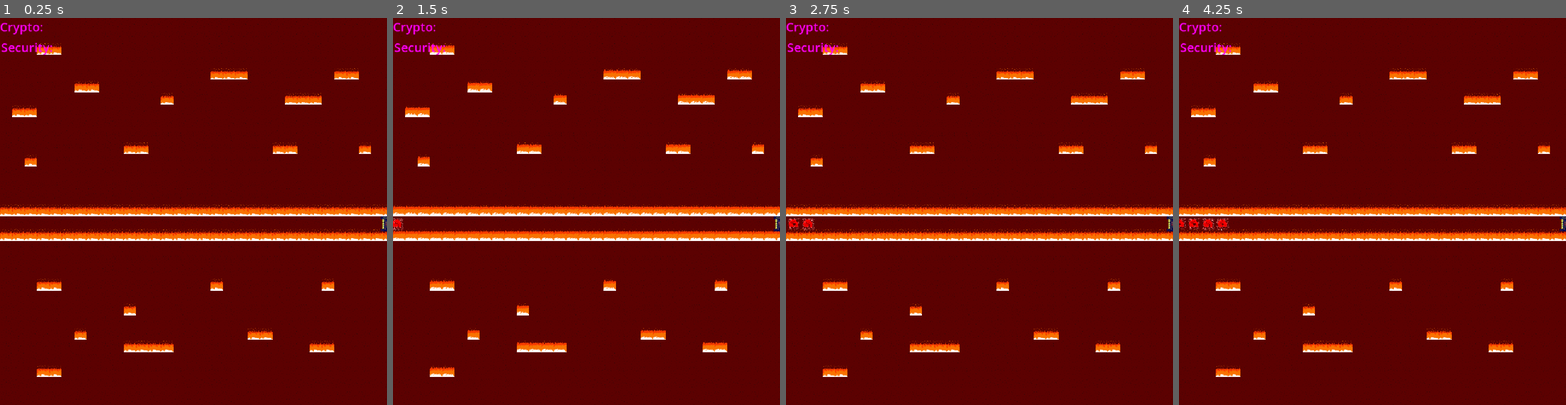
Above: before the commit, frames 1-4 (left to right).
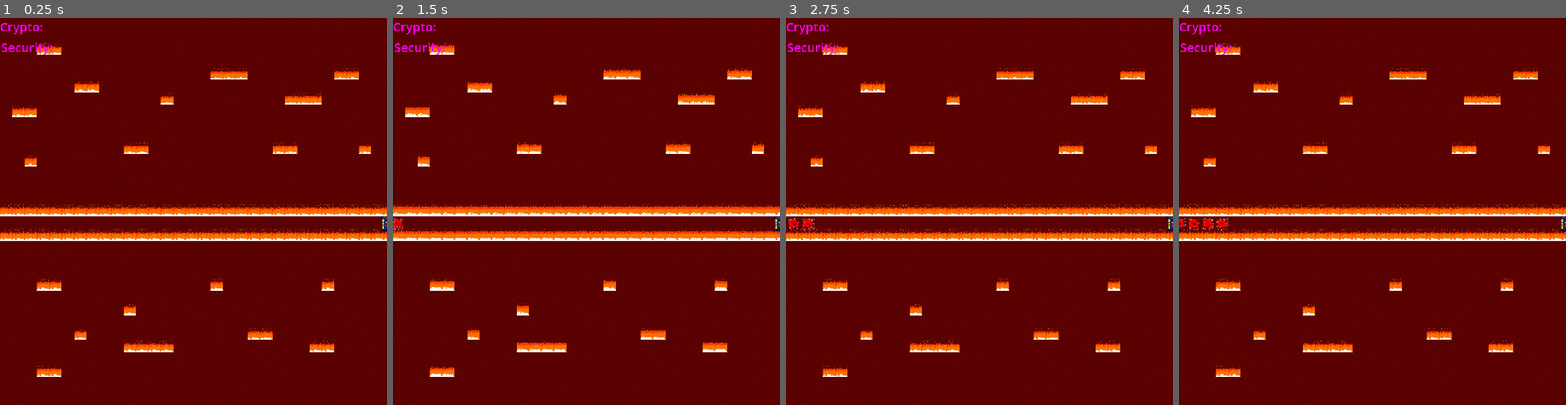
Above: after the commit, the same moments.

Repository: marist-spc/Retro-Tower-Defense
Game: Godot game, scene res://firewall.tscn
Same seed, same stepped clock (60 frames per second), same inputs: the game is played once before the commit and once after it.
Inputs:
- Up to frame 1 (0.25 s): no input
- Up to frame 2 (1.5 s): no input
- Up to frame 3 (2.75 s): no input
- Up to frame 4 (4.25 s): no input

The runs differ from the first frame. In frame 1, 1.4% of the frame differs, in the area x 0-100%, y 0-99%; in frame 2, 1.3%; in frame 3, 1.5%; in frame 4, 1.5%.

Commit message:
mydoom stuff

Diff:
--- a/retro-td/mydoom.tscn
+++ b/retro-td/mydoom.tscn
@@ -7,6 +7,18 @@
 [ext_resource type="Texture2D" uid="uid://bayr64apykw03" path="res://art/MyDoom/head/MyDoom-head-5.png.png" id="5_pfvi0"]
 [ext_resource type="Texture2D" uid="uid://bfv3f6xctb6wq" path="res://art/MyDoom/head/MyDoom-head-6.png.png" id="6_xwmfs"]
 [ext_resource type="Texture2D" uid="uid://br03v3gw320yd" path="res://art/MyDoom/head/MyDoom-head-shrink.png.png" id="7_unhnw"]
+[ext_resource type="Texture2D" uid="uid://1nokaxcsc0gx" path="res://art/MyDoom/segment/MyDoom-segment-1.png.png" id="8_vh8td"]
+[ext_resource type="Texture2D" uid="uid://bqg50xcj0d7bw" path="res://art/MyDoom/segment/MyDoom-segment-2.png.png" id="9_wudhj"]
+[ext_resource type="Texture2D" uid="uid://wlmuvesn8bt8" path="res://art/MyDoom/segment/MyDoom-segment-3.png.png" id="10_rvm8v"]
+[ext_resource type="Texture2D" uid="uid://crg04hboh4gh0" path="res://art/MyDoom/segment/MyDoom-segment-4.png.png" id="11_aovqe"]
+[ext_resource type="Texture2D" uid="uid://cf0e1i2gkvcsm" path="res://art/MyDoom/segment/MyDoom-segment-5.png.png" id="12_4h3om"]
+[ext_resource type="Texture2D" uid="uid://cp5qg4pe0r0ux" path="res://art/MyDoom/segment/MyDoom-segment-6.png.png" id="13_4w7wm"]
+[ext_resource type="Texture2D" uid="uid://dn451g8t1hk4k" path="res://art/MyDoom/tail/MyDoom-tail-1.png.png" id="14_x66jn"]
+[ext_resource type="Texture2D" uid="uid://lat64s3a60sy" path="res://art/MyDoom/tail/MyDoom-tail-2.png.png" id="15_turg2"]
+[ext_resource type="Texture2D" uid="uid://r3ld70d6vbso" path="res://art/MyDoom/tail/MyDoom-tail-3.png.png" id="16_o4ye5"]
+[ext_resource type="Texture2D" uid="uid://mnhcl4lg4gjv" path="res://art/MyDoom/tail/MyDoom-tail-4.png.png" id="17_doy5f"]
+[ext_resource type="Texture2D" uid="uid://debls6rsqei4h" path="res://art/MyDoom/tail/MyDoom-tail-5.png.png" id="18_dmr73"]
+[ext_resource type="Texture2D" uid="uid://bmqh7t48w5rhb" path="res://art/MyDoom/tail/MyDoom-tail-6.png.png" id="19_u28gn"]
 
 [sub_resource type="SpriteFrames" id="SpriteFrames_te6hp"]
 animations = [{
@@ -42,16 +54,181 @@
 "speed": 5.0
 }]
 
+[sub_resource type="RectangleShape2D" id="RectangleShape2D_33iqn"]
+size = Vector2(32, 30)
+
+[sub_resource type="SpriteFrames" id="SpriteFrames_vwy3l"]
+animations = [{
+"frames": [{
+"duration": 1.0,
+"texture": ExtResource("8_vh8td")
+}, {
+"duration": 1.0,
+"texture": ExtResource("9_wudhj")
+}, {
+"duration": 1.0,
+"texture": ExtResource("10_rvm8v")
+}, {
+"duration": 1.0,
+"texture": ExtResource("11_aovqe")
+}, {
+"duration": 1.0,
+"texture": ExtResource("12_4h3om")
+}, {
+"duration": 1.0,
+"texture": ExtResource("13_4w7wm")
+}],
+"loop": 1,
+"name": &"default",
+"speed": 5.0
+}]
+
+[sub_resource type="RectangleShape2D" id="RectangleShape2D_w4wr1"]
+size = Vector2(32, 28)
+
+[sub_resource type="SpriteFrames" id="SpriteFrames_487rn"]
+animations = [{
+"frames": [{
+"duration": 1.0,
+"texture": ExtResource("8_vh8td")
+}, {
+"duration": 1.0,
+"texture": ExtResource("9_wudhj")
+}, {
+"duration": 1.0,
+"texture": ExtResource("10_rvm8v")
+}, {
+"duration": 1.0,
+"texture": ExtResource("11_aovqe")
+}, {
+"duration": 1.0,
+"texture": ExtResource("12_4h3om")
+}, {
+"duration": 1.0,
+"texture": ExtResource("13_4w7wm")
+}],
+"loop": 1,
+"name": &"default",
+"speed": 5.0
+}]
+
+[sub_resource type="RectangleShape2D" id="RectangleShape2D_4qg3j"]
+size = Vector2(32, 28)
+
+[sub_resource type="SpriteFrames" id="SpriteFrames_kiq32"]
+animations = [{
+"frames": [{
+"duration": 1.0,
+"texture": ExtResource("8_vh8td")
+}, {
+"duration": 1.0,
+"texture": ExtResource("9_wudhj")
+}, {
+"duration": 1.0,
+"texture": ExtResource("10_rvm8v")
+}, {
+"duration": 1.0,
+"texture": ExtResource("11_aovqe")
+}, {
+"duration": 1.0,
+"texture": ExtResource("12_4h3om")
+}, {
+"duration": 1.0,
+"texture": ExtResource("13_4w7wm")
+}],
+"loop": 1,
+"name": &"default",
+"speed": 5.0
+}]
+
+[sub_resource type="RectangleShape2D" id="RectangleShape2D_7c84j"]
+size = Vector2(32, 28)
+
+[sub_resource type="SpriteFrames" id="SpriteFrames_ul4by"]
+animations = [{
+"frames": [{
+"duration": 1.0,
+"texture": ExtResource("14_x66jn")
+}, {
+"duration": 1.0,
+"texture": ExtResource("15_turg2")
+}, {
+"duration": 1.0,
+"texture": ExtResource("16_o4ye5")
+}, {
+"duration": 1.0,
+"texture": ExtResource("17_doy5f")
+}, {
+"duration": 1.0,
+"texture": ExtResource("18_dmr73")
+}, {
+"duration": 1.0,
+"texture": ExtResource("19_u28gn")
+}],
+"loop": 1,
+"name": &"default",
+"speed": 5.0
+}]
+
+[sub_resource type="RectangleShape2D" id="RectangleShape2D_te6hp"]
+size = Vector2(32, 29)
+
 [node name="Mydoom" type="CharacterBody2D" unique_id=1818329966]
 
-[node name="AnimatedSprite2D" type="AnimatedSprite2D" parent="." unique_id=2059761101]
+[node name="Node2D" type="Area2D" parent="." unique_id=67388640]
+position = Vector2(128, 0)
+
+[node name="AnimatedSprite2D" type="AnimatedSprite2D" parent="Node2D" unique_id=2059761101]
 sprite_frames = SubResource("SpriteFrames_te6hp")
-animation = &"shrink"
-
-[node name="AnimatedSprite2D2" type="AnimatedSprite2D" parent="." unique_id=1251578329]
-
-[node name="AnimatedSprite2D3" type="AnimatedSprite2D" parent="." unique_id=658278123]
-
-[node name="AnimatedSprite2D4" type="AnimatedSprite2D" parent="." unique_id=954039389]
-
-[node name="AnimatedSprite2D5" type="AnimatedSprite2D" parent="." unique_id=1157415634]
+animation = &"headGo"
+autoplay = "shrink"
+
+[node name="CollisionShape2D" type="CollisionShape2D" parent="Node2D" unique_id=717983921]
+shape = SubResource("RectangleShape2D_33iqn")
+
+[node name="Node2D2" type="Area2D" parent="." unique_id=1952169377]
+position = Vector2(128, 0)
+
+[node name="AnimatedSprite2D2" type="AnimatedSprite2D" parent="Node2D2" unique_id=1251578329]
+position = Vector2(-32, 0)
+sprite_frames = SubResource("SpriteFrames_vwy3l")
+autoplay = "default"
+
+[node name="CollisionShape2D" type="CollisionShape2D" parent="Node2D2" unique_id=1336631838]
+position = Vector2(-32, 0)
+shape = SubResource("RectangleShape2D_w4wr1")
+
+[node name="Node2D3" type="Area2D" parent="." unique_id=1508517808]
+position = Vector2(128, 0)
+
+[node name="AnimatedSprite2D3" type="AnimatedSprite2D" parent="Node2D3" unique_id=658278123]
+position = Vector2(-64, 0)
+sprite_frames = SubResource("SpriteFrames_487rn")
+autoplay = "default"
+
+[node name="CollisionShape2D" type="CollisionShape2D" parent="Node2D3" unique_id=586764893]
+position = Vector2(-64, 0)
+shape = SubResource("RectangleShape2D_4qg3j")
+
+[node name="Node2D4" type="Area2D" parent="." unique_id=1951486406]
+position = Vector2(128, 0)
+
+[node name="AnimatedSprite2D4" type="AnimatedSprite2D" parent="Node2D4" unique_id=954039389]
+position = Vector2(-96, 0)
+sprite_frames = SubResource("SpriteFrames_kiq32")
+autoplay = "default"
+
+[node name="CollisionShape2D" type="CollisionShape2D" parent="Node2D4" unique_id=358731562]
+position = Vector2(-96, 0)
+shape = SubResource("RectangleShape2D_7c84j")
+
+[node name="Node2D5" type="Area2D" parent="." unique_id=1514181168]
+position = Vector2(32, 0)
+
+[node name="AnimatedSprite2D5" type="AnimatedSprite2D" parent="Node2D5" unique_id=1157415634]
+position = Vector2(-32, 0)
+sprite_frames = SubResource("SpriteFrames_ul4by")
+
+[node name="CollisionShape2D" type="CollisionShape2D" parent="Node2D5" unique_id=1274802732]
+position = Vector2(-32, 0)
+shape = SubResource("RectangleShape2D_te6hp")
--- a/retro-td/project.godot
+++ b/retro-td/project.godot
@@ -34,4 +34,5 @@
 
 [rendering]
 
+textures/canvas_textures/default_texture_filter=0
 rendering_device/driver.windows="d3d12"
